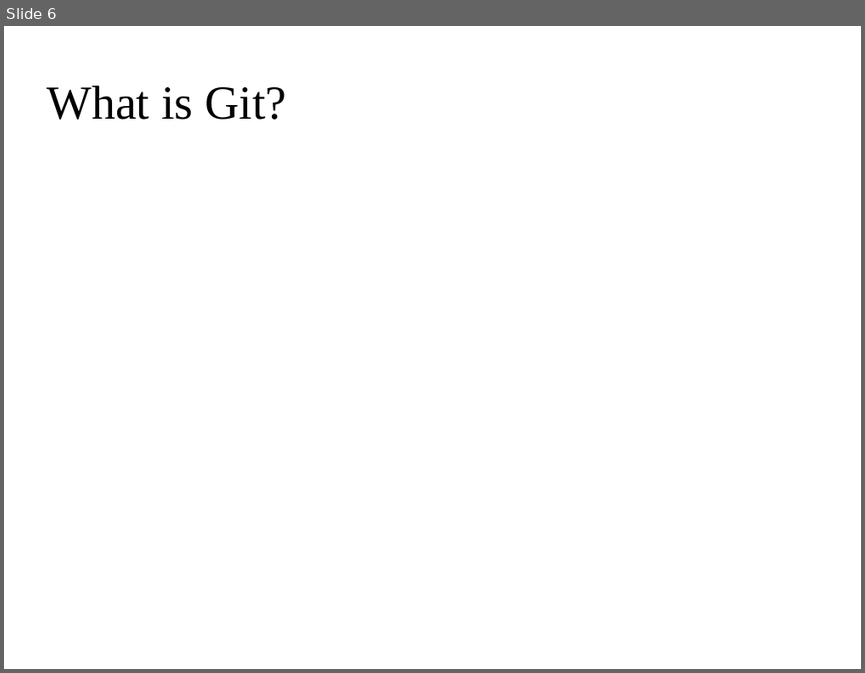
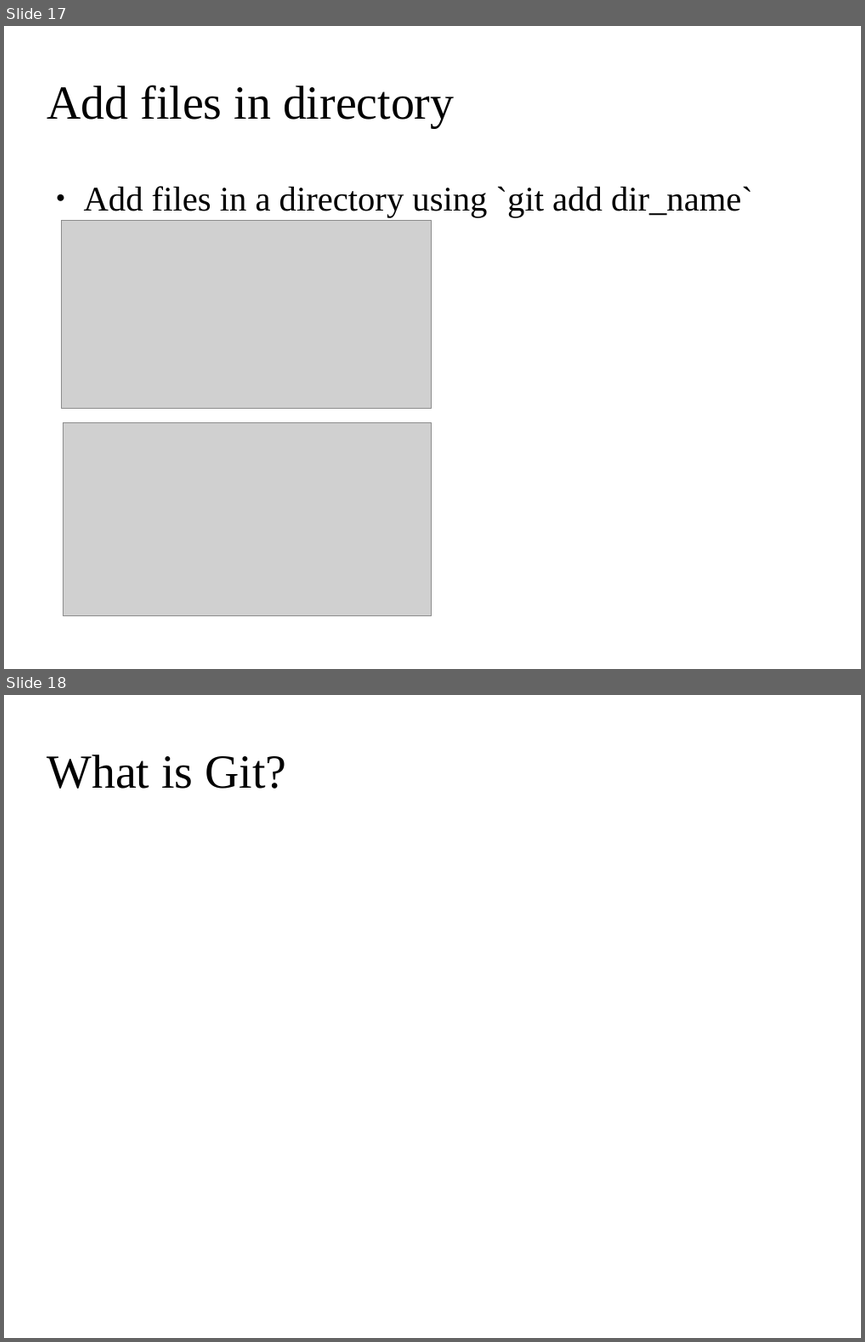
Before and after one commit to ehsansh84/git-tutorial, a slide deck: git.odp. Shown one above the other, each under a label of ours: slide 6 before the commit, slides 17 and 18 after it. The pictures are 865x673 and 865x1342 pixels, drawn with LibreOffice and Linux fonts; fonts in the diff are those of the drawing; grey boxes stand for pictures; background and template pictures are left out. Boxes give left, top, right and bottom in pixels: in the first picture for what was removed or moved away, otherwise in the second. Text is boxed around its words. In the diff, an @@ line names an element or a change of style, - is before the commit and + after.

```diff
--- a/git.odp
+++ b/git.odp
@@ slide 17 added at [4, 26, 861, 669], background picture (left out) @@
@@ title added at [46, 85, 454, 128], 44 pt, text #000000 @@
+Add files in directory
@@ text added at [84, 186, 753, 217], 32 pt, text #000000 @@
+● Add files in a directory using `git add dir_name`
@@ picture added at [62, 221, 432, 408] @@
@@ picture added at [64, 422, 432, 615] @@
@@ what was slide 6 is now slide 18 @@
```
Also in this commit, not shown: 1 slide changed, 19 other slides added.
